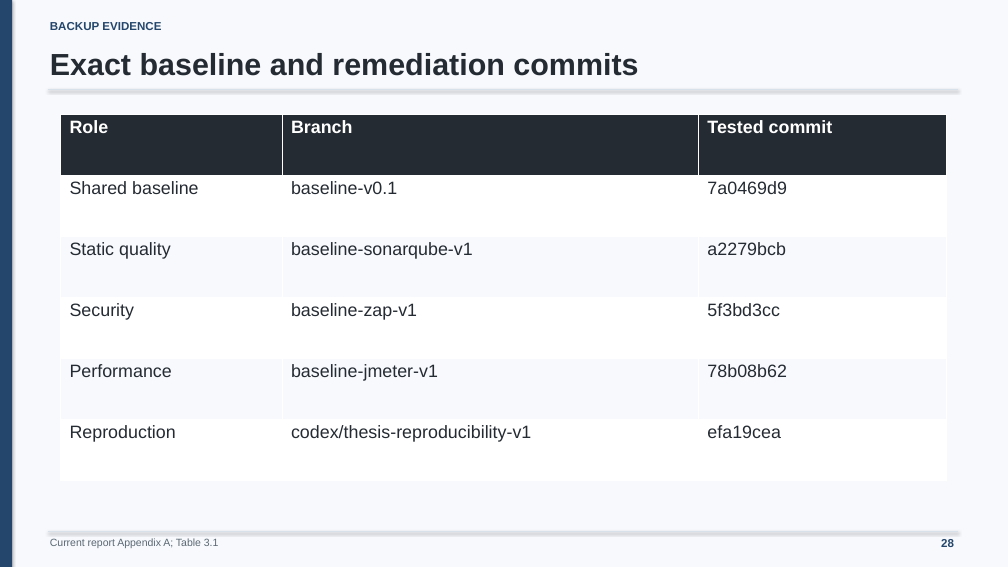
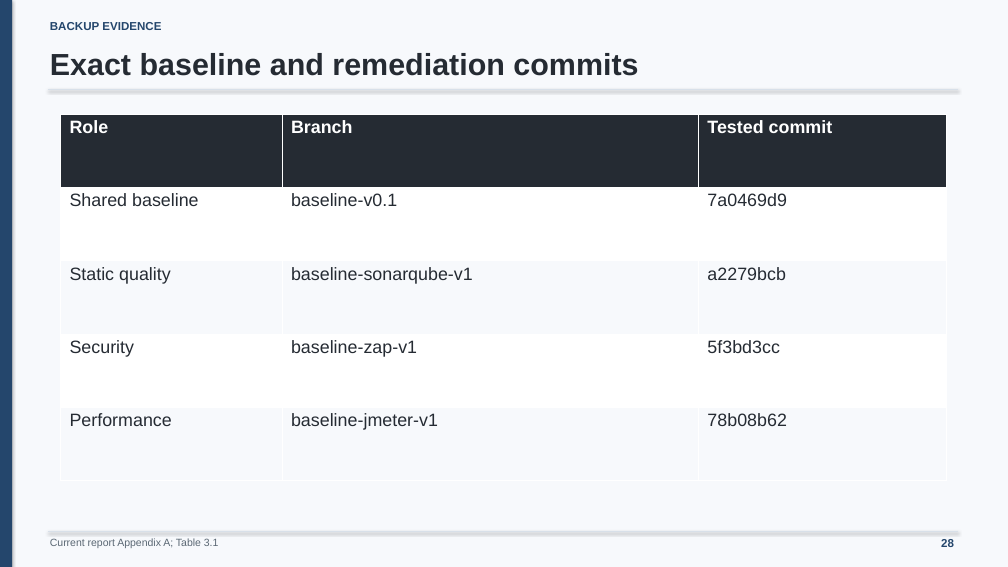
Before and after one commit to minatozaki98/financial-accounting, a slide deck: slide 28 of Document/outputs/final-defense/G6519692_Zaw_Ye_Htut_Ko_Final_Thesis_Defense.pptx. Drawn at 1008x567 pixels with LibreOffice and Linux fonts; fonts in the diff are those of the drawing. Boxes give left, top, right and bottom in pixels: in the first picture for what was removed or moved away, otherwise in the second. Text is boxed around its words. In the diff, an @@ line names an element or a change of style, - is before the commit and + after.

```diff
--- a/Document/outputs/final-defense/G6519692_Zaw_Ye_Htut_Ko_Final_Thesis_Defense.pptx
+++ b/Document/outputs/final-defense/G6519692_Zaw_Ye_Htut_Ko_Final_Thesis_Defense.pptx
@@ table at [60,114,947,481] @@
-row 6: Reproduction | codex/thesis-reproducibility-v1 | efa19cea
```
Also in this commit, not shown: 5 other slides changed, 1 slide added, 1 slide removed, 2 other files.
